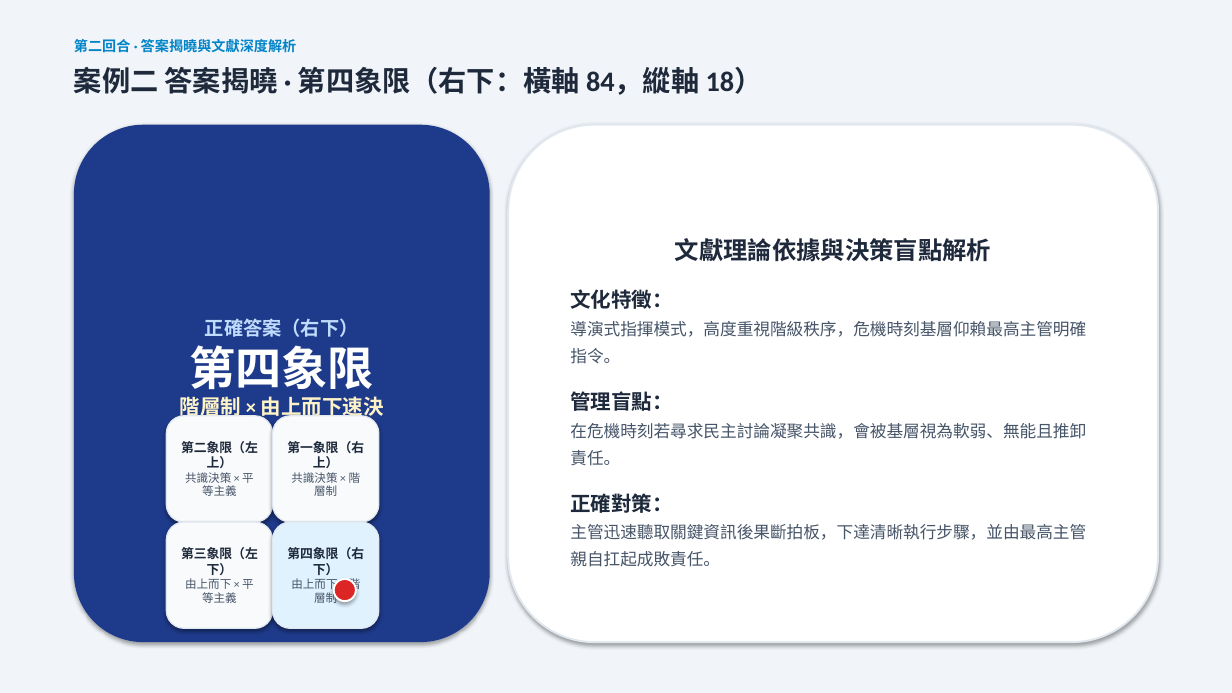
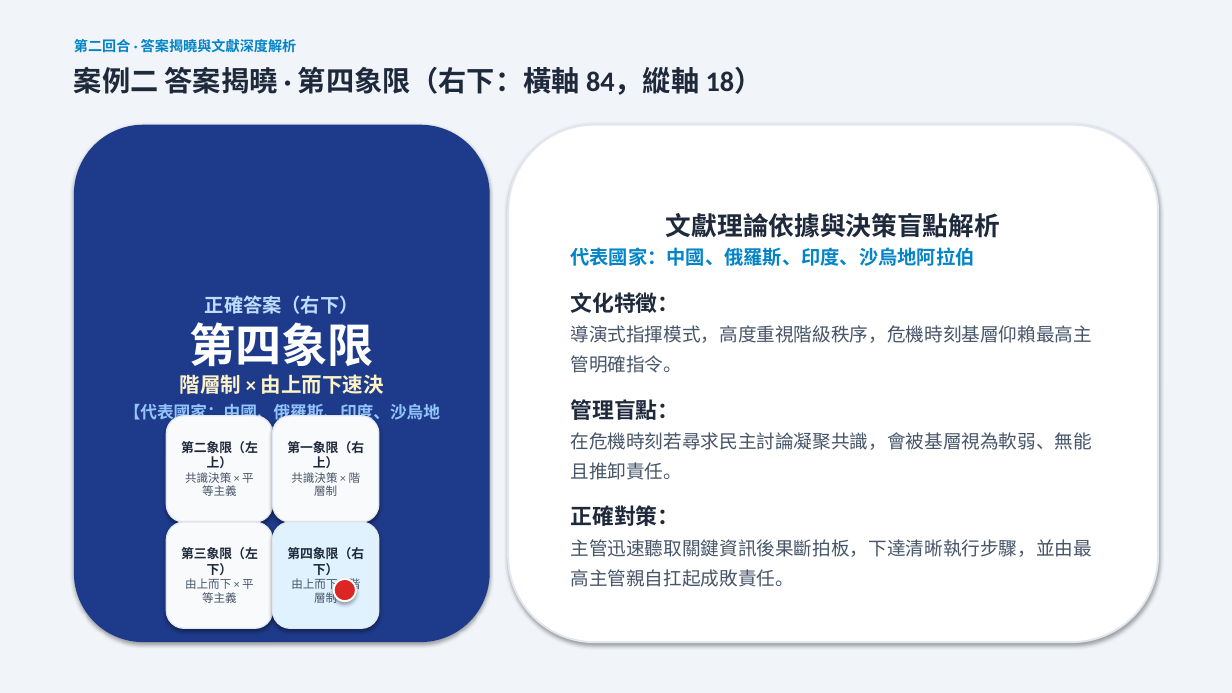
Before and after one commit to routerdd1818-tech/OB, a slide deck: slide 8 of 誰是文化王_備案簡報_Who_Is_Culture_King.pptx. Drawn at 1232x693 pixels with LibreOffice and Linux fonts; fonts in the diff are those of the drawing. Boxes give left, top, right and bottom in pixels: in the first picture for what was removed or moved away, otherwise in the second. Text is boxed around its words. In the diff, an @@ line names an element or a change of style, - is before the commit and + after.

```diff
--- a/誰是文化王_備案簡報_Who_Is_Culture_King.pptx
+++ b/誰是文化王_備案簡報_Who_Is_Culture_King.pptx
@@ text in rounded rectangle at (570,213,1092,587): size 19 to 20 pt in "文獻理論依據與決策盲點解析"; size 16 to 17 pt in "文化特徵：", "管理盲點：", "正確對策："; size 13 to 14.5 pt in "導演式指揮模式，高度重視階級秩序，危機時刻基層仰賴最高主管明確指令。", "在危機時刻若尋求民主討論凝聚共識，會被基層視為軟弱、無能且推卸責任。", "主管迅速聽取關鍵資訊後果斷拍板，下達清晰執行步驟，並由最高主管親自扛起成敗責任。"; less space between paragraphs @@
@@ text in rounded rectangle at (570,247,974,266): paragraph added @@
+代表國家：中國、俄羅斯、印度、沙烏地阿拉伯
@@ text in rounded rectangle at (124,404,440,443): paragraph added @@
+【代表國家：中國、俄羅斯、印度、沙烏地阿拉伯】
```
Also in this commit, not shown: 3 other slides changed, 5 other files.
